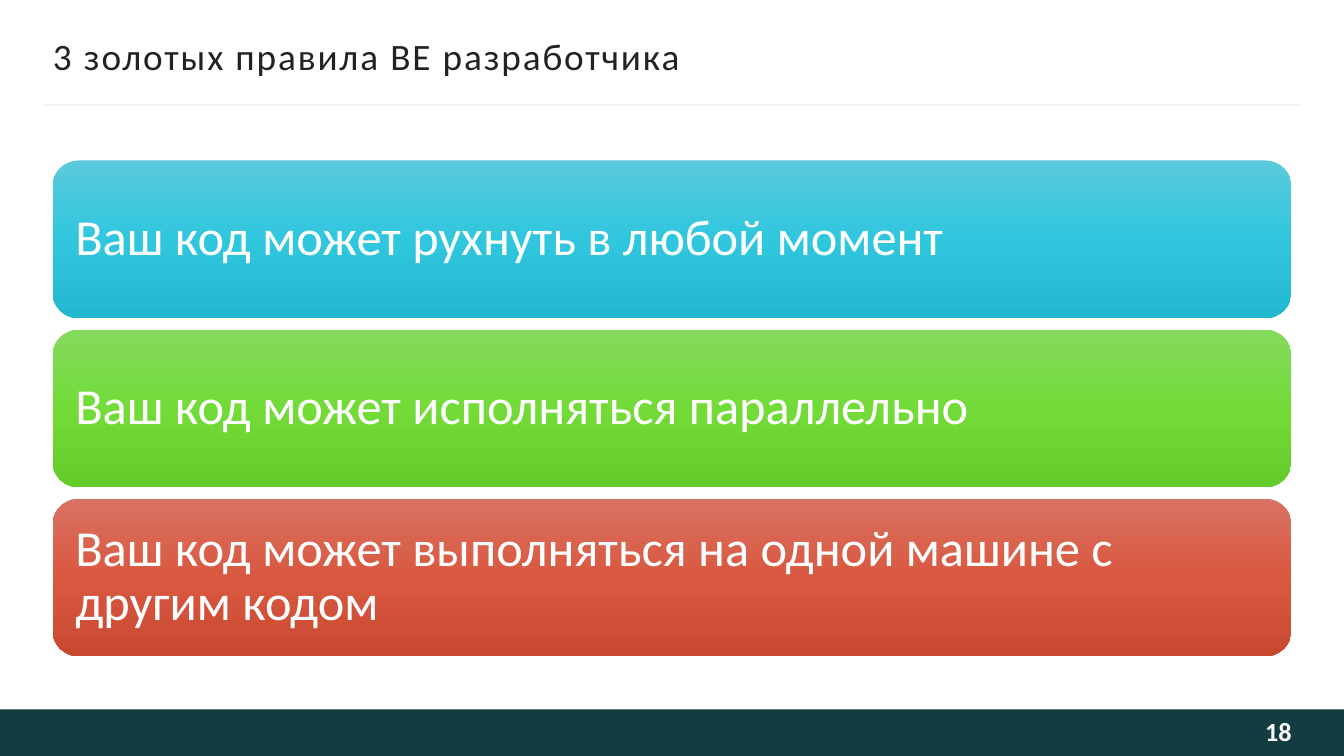
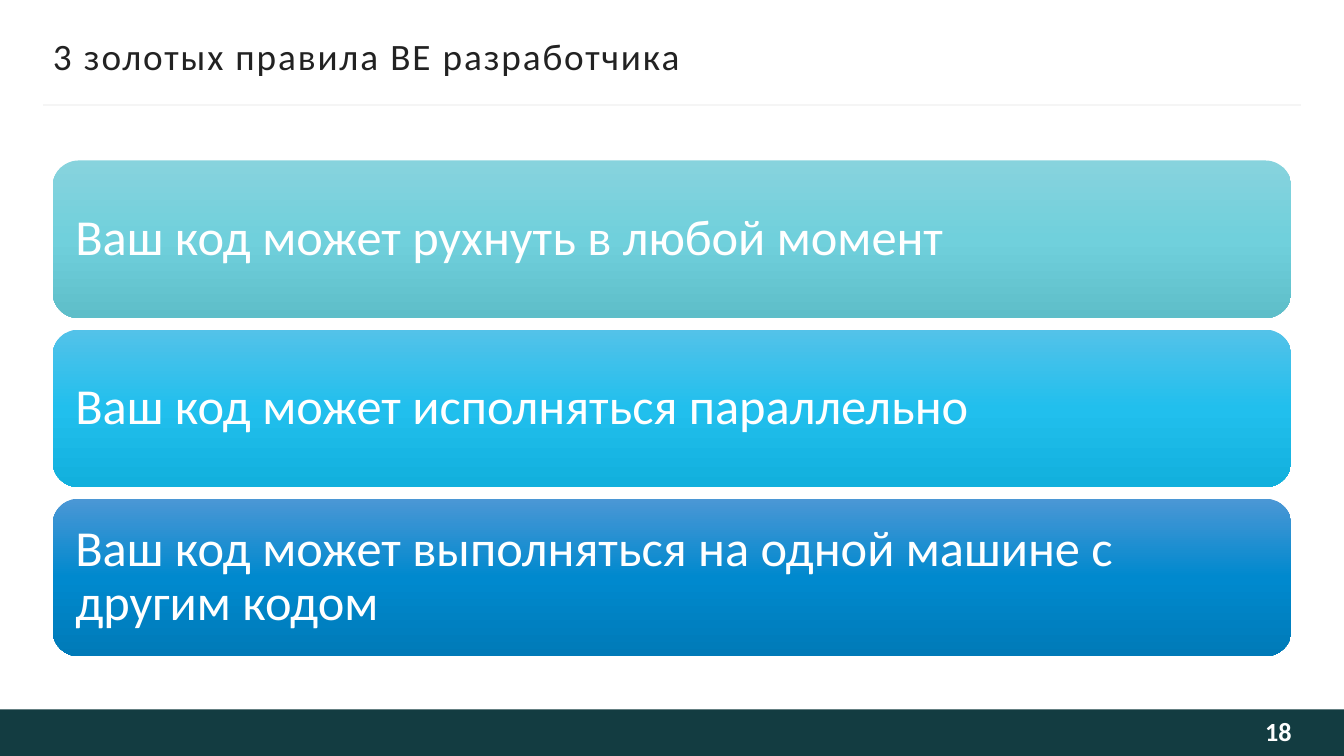
Before and after one commit to kugushev/presentations, a slide deck: slide 18 of Presentation.pptx. Drawn at 1344x756 pixels with LibreOffice and Linux fonts; fonts in the diff are those of the drawing; background and template pictures are left out. Boxes give left, top, right and bottom in pixels: in the first picture for what was removed or moved away, otherwise in the second. Text is boxed around its words. In the diff, an @@ line names an element or a change of style, - is before the commit and + after.

```diff
--- a/Presentation.pptx
+++ b/Presentation.pptx
@@ rounded rectangle at box(52, 160, 1292, 318): fill gradient #5BC9DD to #31C8DF to #23B8CF to gradient #87D3DD to #71D1DD to #5FBECA @@
@@ rounded rectangle at box(52, 330, 1292, 487): fill gradient #85DB5F to #73DC39 to #64CC2A to gradient #53C3E9 to #21C0EE to #13B0DE @@
@@ rounded rectangle at box(52, 499, 1292, 656): fill gradient #D97263 to #DA5840 to #CA4931 to gradient #4B97D6 to #008ACF to #007BB8 @@
```
Also in this commit, not shown: 4 other slides changed, 1 slide added.
